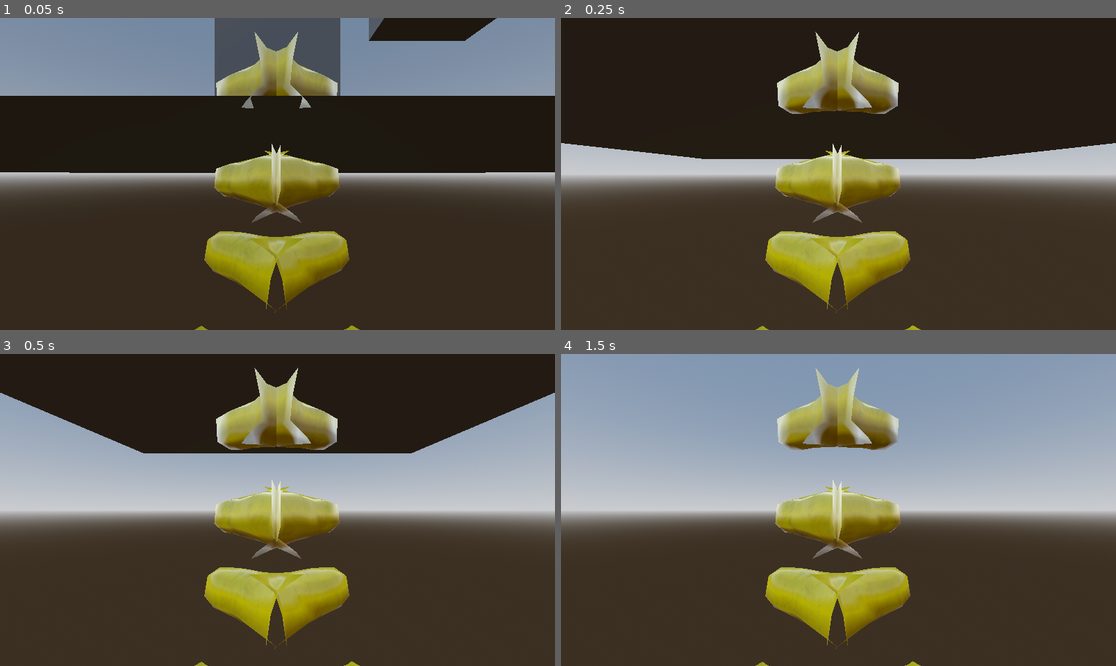
Above: before the commit, frames 1-4 (two rows, left to right).
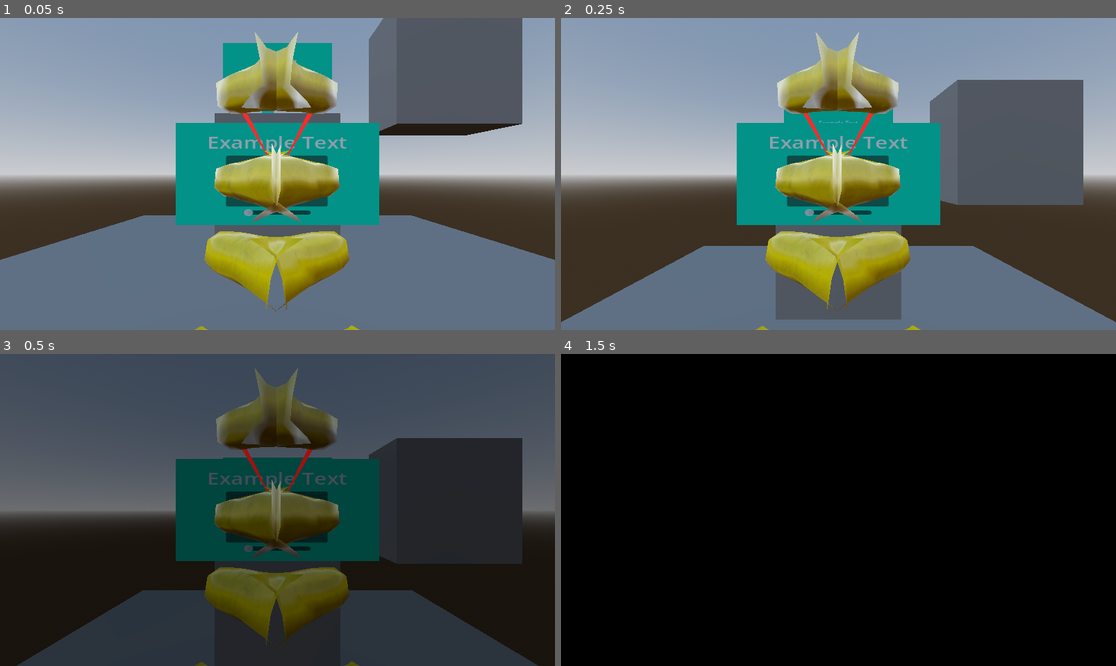
Above: after the commit, the same moments.

Repository: Garryflop/vrTest
Game: Godot game, scene res://Scenes/main.tscn
The game is run twice, just before and just after one commit, with the same random seed, the same clock (stepped at 60 frames per second) and the same inputs.
Inputs (mouse positions are in pixels of both pictures, inside the frame that each line leads up to):
- Up to frame 1 (0.05 s): no input
- Up to frame 2 (0.25 s): no input
- Up to frame 3 (0.5 s): no input
- Up to frame 4 (1.5 s): tap Enter (ui_accept) at 0.5, 0.77, 1.07, 1.25 s; move the mouse to (960, 494) at 0.52 s; hold Right (ui_right) 0.53-1.25 s; tap 1 at 0.6 s; click (960, 494) at 0.67 s; drag from (727, 525) to (810, 572) at 1.27 s

The runs differ from the first frame. In frame 1, 65% of the frame differs, in the area x 0-100%, y 0-100%; in frame 2, 67%; in frame 3, 97%; in frame 4, 100%.

Commit message:
Added UI
Add static UI in 3D space
Add UI placeholder
Add dynamic UI in 3D space (it's not visible, to turn it visible check under player/camera/2dto3d)
*cannot make dynamic ui follow camera smoothly
(in player node remains PlayerUI that was intended to do this)

Diff:
--- a/Scenes/main.tscn
+++ b/Scenes/main.tscn
@@ -3,6 +3,8 @@
 [ext_resource type="PackedScene" uid="uid://clc5dre31iskm" path="res://addons/godot-xr-tools/xr/start_xr.tscn" id="1_jjgbg"]
 [ext_resource type="PackedScene" uid="uid://dt8t2ejvy7q6u" path="res://Scenes/player.tscn" id="2_bo1nx"]
 [ext_resource type="PackedScene" uid="uid://72yjls4nn314" path="res://Scenes/cube.tscn" id="3_8gbba"]
+[ext_resource type="PackedScene" uid="uid://clujaf3u776a3" path="res://addons/godot-xr-tools/objects/viewport_2d_in_3d.tscn" id="4_kry3j"]
+[ext_resource type="PackedScene" uid="uid://cfmbhxhd1vcr1" path="res://Scenes/ui.tscn" id="5_21xkr"]
 
 [sub_resource type="ProceduralSkyMaterial" id="ProceduralSkyMaterial_8gbba"]
 sky_horizon_color = Color(0.66224277, 0.6717428, 0.6867428, 1)
@@ -30,12 +32,13 @@
 
 [node name="Main" type="Node3D" unique_id=1757495686]
 
+[node name="Player" parent="." unique_id=1392519515 instance=ExtResource("2_bo1nx")]
+transform = Transform3D(1, 0, 0, 0, 1, 0, 0, 0, 1, 0, 0.7035737, 0)
+
 [node name="WorldEnvironment" type="WorldEnvironment" parent="." unique_id=1964999603]
 environment = SubResource("Environment_kry3j")
 
 [node name="StartXR" parent="." unique_id=1216234343 instance=ExtResource("1_jjgbg")]
-
-[node name="Player" parent="." unique_id=1392519515 instance=ExtResource("2_bo1nx")]
 
 [node name="Floor" type="StaticBody3D" parent="." unique_id=838604432]
 
@@ -70,3 +73,11 @@
 
 [node name="PickableObject2" parent="." unique_id=230629007 instance=ExtResource("3_8gbba")]
 transform = Transform3D(1, 0, 0, 0, 1, 0, 0, 0, 1, 0.32384825, 1.5320818, -1.9624623)
+
+[node name="Viewport2Din3D" parent="." unique_id=959591930 instance=ExtResource("4_kry3j")]
+transform = Transform3D(0.001, 0, 0, 0, 0.001, 0, 0, 0, 0.001, 0, 2, -2.140497)
+screen_size = Vector2(1152, 648)
+scene = ExtResource("5_21xkr")
+viewport_size = Vector2(576, 324)
+transparent = 1
+scene_properties_keys = PackedStringArray()
--- a/Scenes/player.tscn
+++ b/Scenes/player.tscn
@@ -5,11 +5,26 @@
 [ext_resource type="PackedScene" uid="uid://bl2nuu3qhlb5k" path="res://addons/godot-xr-tools/functions/movement_direct.tscn" id="2_fkybt"]
 [ext_resource type="PackedScene" uid="uid://b4ysuy43poobf" path="res://addons/godot-xr-tools/functions/function_pickup.tscn" id="3_x3wgy"]
 [ext_resource type="PackedScene" uid="uid://b6bk2pj8vbj28" path="res://addons/godot-xr-tools/functions/movement_turn.tscn" id="4_3smsa"]
+[ext_resource type="PackedScene" uid="uid://cqhw276realc" path="res://addons/godot-xr-tools/functions/function_pointer.tscn" id="4_8erm5"]
 [ext_resource type="PackedScene" uid="uid://diyu06cw06syv" path="res://addons/godot-xr-tools/player/player_body.tscn" id="4_x3wgy"]
+[ext_resource type="PackedScene" uid="uid://clujaf3u776a3" path="res://addons/godot-xr-tools/objects/viewport_2d_in_3d.tscn" id="8_f1ek2"]
+[ext_resource type="Script" uid="uid://dwf5l5h4nyvkw" path="res://Scripts/player_ui.gd" id="9_f1ek2"]
+[ext_resource type="PackedScene" uid="uid://cfmbhxhd1vcr1" path="res://Scenes/ui.tscn" id="9_tx1dd"]
 
 [node name="Player" type="XROrigin3D" unique_id=1392519515]
 
 [node name="XRCamera3D" type="XRCamera3D" parent="." unique_id=1390004443]
+
+[node name="Viewport2Din3D" parent="XRCamera3D" unique_id=2025315052 instance=ExtResource("8_f1ek2")]
+transform = Transform3D(1, 0, 0, 0, 1, 0, 0, 0, 1, -4e-45, -8.745794e-29, -1.9999995)
+visible = false
+screen_size = Vector2(1, 0.5)
+scene = ExtResource("9_tx1dd")
+transparent = 1
+scene_properties_keys = PackedStringArray()
+
+[node name="Marker3D" type="Marker3D" parent="XRCamera3D" unique_id=1481390934]
+transform = Transform3D(1, 0, 0, 0, 1, 0, 0, 0, 1, 0, 0, -1)
 
 [node name="LeftHand" type="XRController3D" parent="." unique_id=1227984475]
 tracker = &"left_hand"
@@ -21,6 +36,10 @@
 
 [node name="FunctionPickup" parent="LeftHand" unique_id=1601297371 instance=ExtResource("3_x3wgy")]
 
+[node name="FunctionPointer" parent="LeftHand" unique_id=2063322424 instance=ExtResource("4_8erm5")]
+transform = Transform3D(1, 0, 0, 0, 1, 0, 0, 0, 1, 0.02, 0.05, -0.1)
+laser_length = 1
+
 [node name="RightHand" type="XRController3D" parent="." unique_id=1122526834]
 tracker = &"right_hand"
 
@@ -30,5 +49,19 @@
 
 [node name="FunctionPickup" parent="RightHand" unique_id=1723722817 instance=ExtResource("3_x3wgy")]
 
+[node name="FunctionPointer" parent="RightHand" unique_id=534504831 instance=ExtResource("4_8erm5")]
+transform = Transform3D(1, 0, 0, 0, 1, 0, 0, 0, 1, -0.02, 0.05, -0.1)
+laser_length = 1
+
 [node name="PlayerBody" parent="." unique_id=1132407986 instance=ExtResource("4_x3wgy")]
 player_height_max = 2.0
+
+[node name="PlayerUI" parent="." unique_id=979694789 node_paths=PackedStringArray("follow_marker") instance=ExtResource("8_f1ek2")]
+transform = Transform3D(0.9999998, -8e-45, -8e-45, 8e-45, 0.9999998, -8e-45, 8e-45, 8e-45, 0.9999998, 0, 1.73342e-32, -0.9999998)
+script = ExtResource("9_f1ek2")
+follow_speed = 1.0
+follow_marker = NodePath("../XRCamera3D/Marker3D")
+screen_size = Vector2(1, 0.5)
+scene = ExtResource("9_tx1dd")
+transparent = 1
+scene_properties_keys = PackedStringArray()
--- /dev/null
+++ b/Scenes/ui.tscn
@@ -0,0 +1,37 @@
+[gd_scene format=3 uid="uid://cfmbhxhd1vcr1"]
+
+[node name="Ui" type="CanvasLayer" unique_id=830349117]
+
+[node name="MarginContainer" type="MarginContainer" parent="." unique_id=1457226406]
+anchors_preset = 15
+anchor_right = 1.0
+anchor_bottom = 1.0
+grow_horizontal = 2
+grow_vertical = 2
+
+[node name="ColorRect" type="ColorRect" parent="MarginContainer" unique_id=212519352]
+layout_mode = 2
+color = Color(5.198121e-06, 0.92431235, 0.77870345, 1)
+
+[node name="VBoxContainer" type="VBoxContainer" parent="MarginContainer" unique_id=1938728804]
+layout_mode = 2
+size_flags_horizontal = 4
+size_flags_vertical = 4
+
+[node name="Label" type="Label" parent="MarginContainer/VBoxContainer" unique_id=2059595962]
+layout_mode = 2
+size_flags_horizontal = 4
+theme_override_font_sizes/font_size = 32
+text = "Example Text"
+
+[node name="Button" type="Button" parent="MarginContainer/VBoxContainer" unique_id=1644525152]
+custom_minimum_size = Vector2(150, 100)
+layout_mode = 2
+size_flags_horizontal = 4
+size_flags_vertical = 4
+text = "Button"
+
+[node name="HSlider" type="HSlider" parent="MarginContainer/VBoxContainer" unique_id=86747764]
+custom_minimum_size = Vector2(100, 0)
+layout_mode = 2
+size_flags_horizontal = 4
--- /dev/null
+++ b/Scripts/player_ui.gd
@@ -0,0 +1,17 @@
+@tool
+extends XRToolsViewport2DIn3D
+class_name PlayerUI
+
+@export var follow_speed:float = 1.0
+@export var follow_marker:Marker3D
+
+# Called when the node enters the scene tree for the first time.
+func _ready() -> void:
+	super()
+
+
+# Called every frame. 'delta' is the elapsed time since the previous frame.
+func _process(delta: float) -> void:
+	if follow_marker:
+		global_transform = global_transform.interpolate_with(follow_marker.global_transform, follow_speed * delta)
+	super(delta)
--- a/project.godot
+++ b/project.godot
@@ -24,6 +24,21 @@
 
 enabled=PackedStringArray("res://addons/godot-xr-tools/plugin.cfg")
 
+[layer_names]
+
+3d_physics/layer_1="Static World"
+3d_physics/layer_2="Dynamic World"
+3d_physics/layer_3="Pickable Objects"
+3d_physics/layer_4="Wall Walking"
+3d_physics/layer_5="Grappling Target"
+3d_physics/layer_17="Held Objects"
+3d_physics/layer_18="Player Hands"
+3d_physics/layer_19="Grab Handles"
+3d_physics/layer_20="Player Body"
+3d_physics/layer_21="Pointable Objects"
+3d_physics/layer_22="Hand Pose Areas"
+3d_physics/layer_23="UI Objects"
+
 [physics]
 
 3d/physics_engine="Jolt Physics"
Not shown, added: Scripts/player_ui.gd.uid
